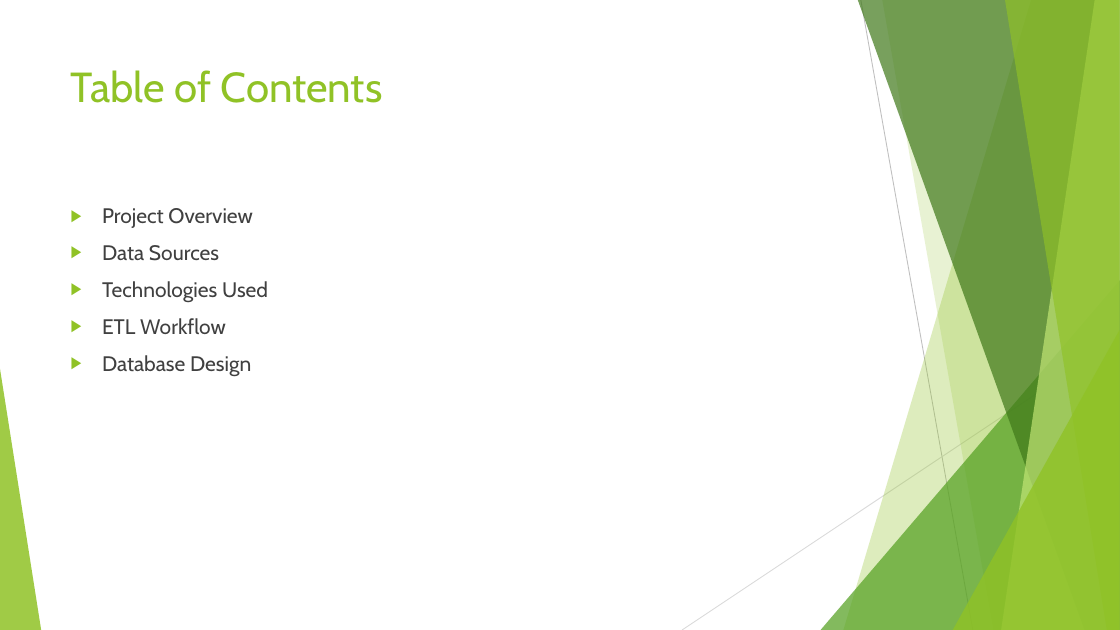
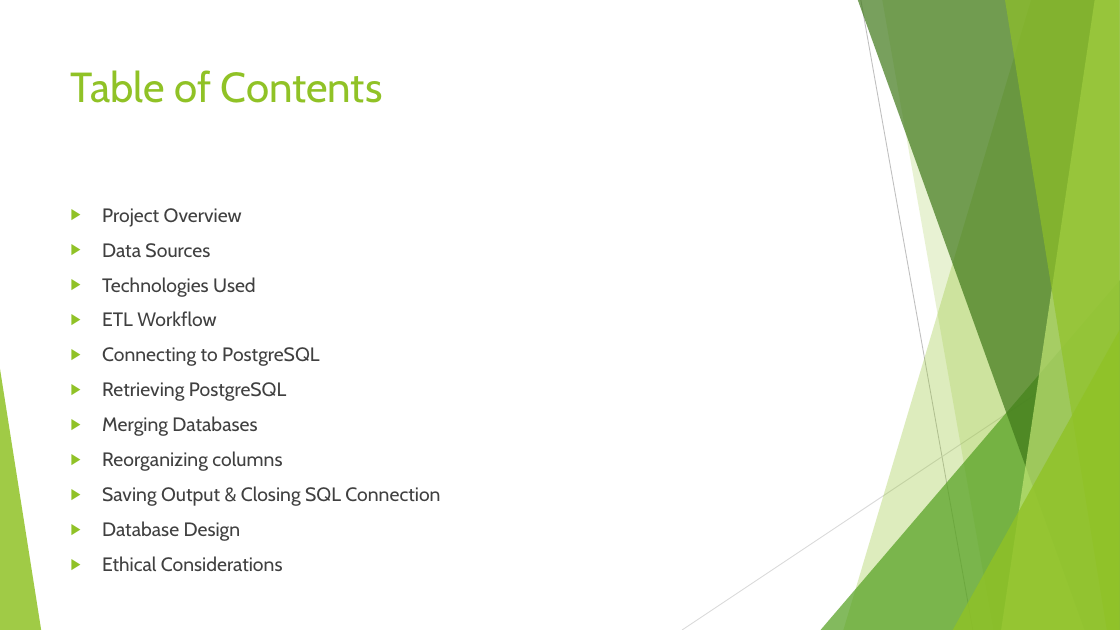
Before and after one commit to mrbowman86/data-engineering-project, a slide deck: slide 2 of National_Parks_PowerPoint.pptx. Drawn at 1120x630 pixels with LibreOffice and Linux fonts; fonts in the diff are those of the drawing. Boxes give left, top, right and bottom in pixels: in the first picture for what was removed or moved away, otherwise in the second. Text is boxed around its words. In the diff, an @@ line names an element or a change of style, - is before the commit and + after.

```diff
--- a/National_Parks_PowerPoint.pptx
+++ b/National_Parks_PowerPoint.pptx
@@ text at (x1=102, y1=208, x2=440, y2=541): paragraph added @@
+▶ Ethical Considerations
@@ text at (x1=102, y1=208, x2=256, y2=541): size 18 to 16.6 pt in "Project Overview", "Data Sources", "Technologies Used", "ETL Workflow" and 1 more places @@
@@ text at (x1=102, y1=347, x2=440, y2=506): paragraphs added @@
+▶ Connecting to PostgreSQL
+▶ Retrieving PostgreSQL
+▶ Merging Databases
+▶ Reorganizing columns
+▶ Saving Output & Closing SQL Connection
```
Also in this commit, not shown: 3 other slides changed, 8 slides added.
